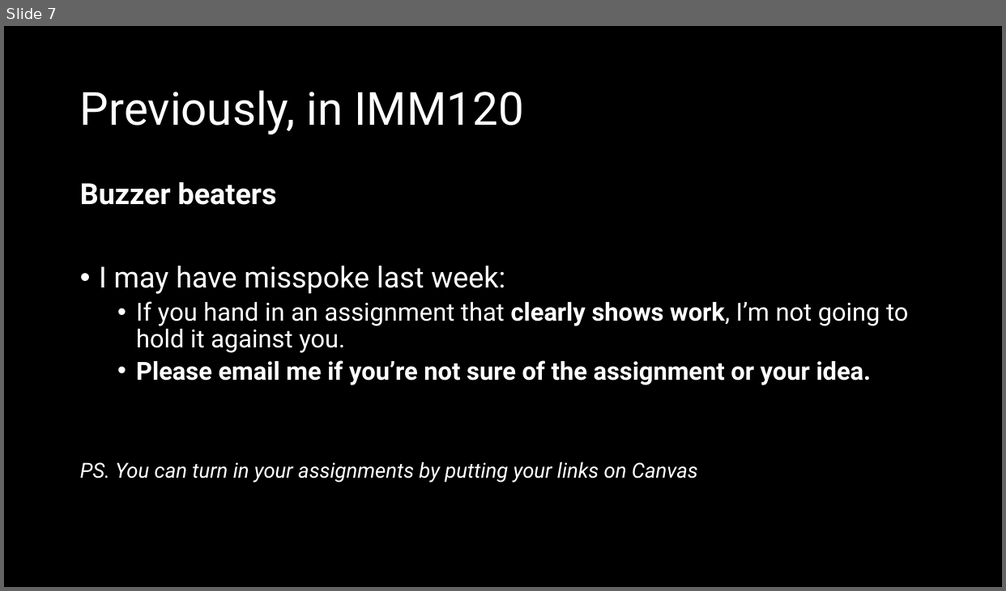
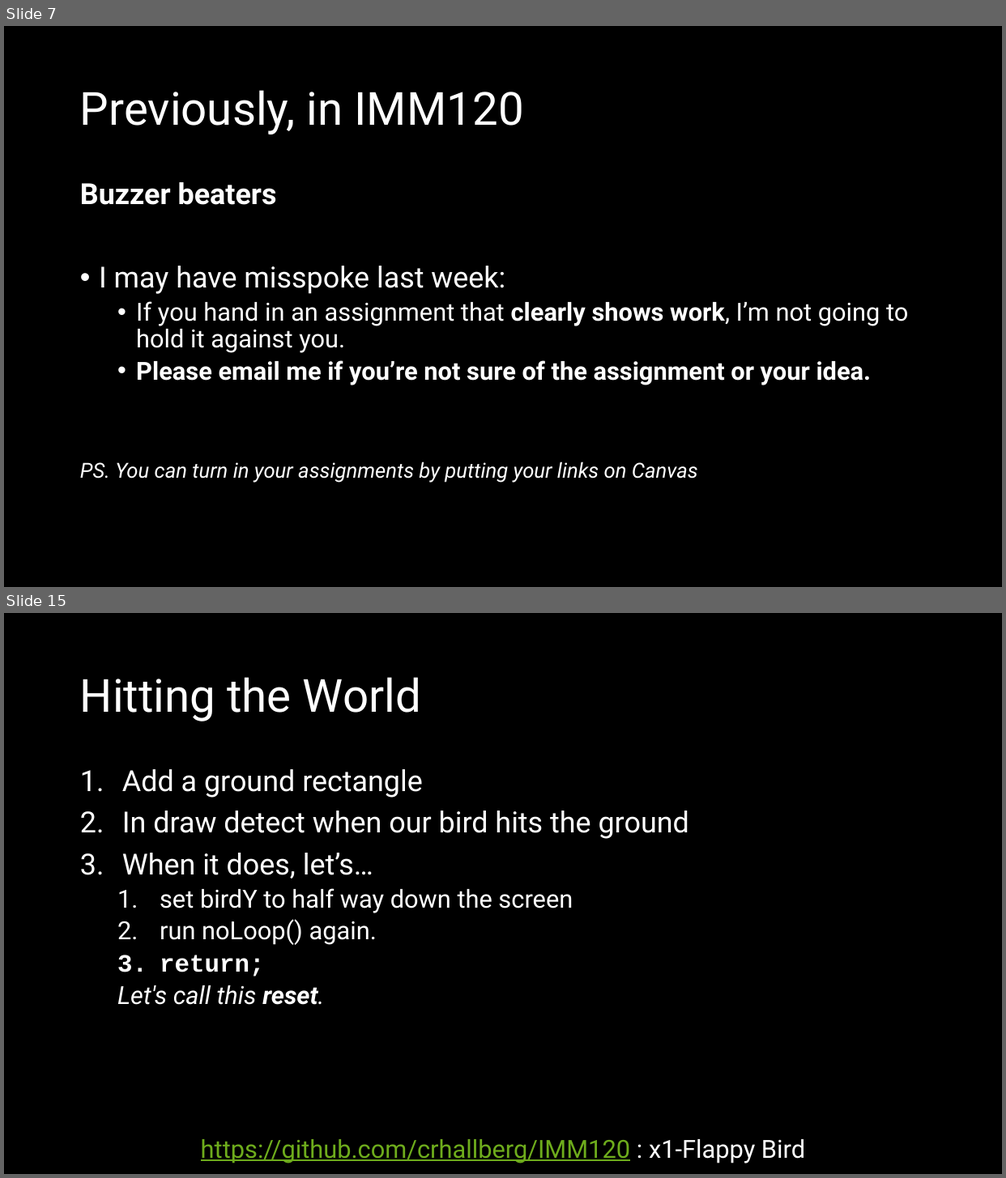
Before and after one commit to crhallberg/IMM120, a slide deck: Presentations/Class 03 - Sept 18.pptx. Shown one above the other, each under a label of ours: slide 7 before the commit, slides 7 and 15 after it; the slides between them are not shown. The pictures are 1006x591 and 1006x1178 pixels, drawn with LibreOffice and Linux fonts; fonts in the diff are those of the drawing. Boxes give left, top, right and bottom in pixels: in the first picture for what was removed or moved away, otherwise in the second. Text is boxed around its words. In the diff, an @@ line names an element or a change of style, - is before the commit and + after.

```diff
--- a/Presentations/Class 03 - Sept 18.pptx
+++ b/Presentations/Class 03 - Sept 18.pptx
@@ slide 15 added at <box>4,613,1002,1174</box>, background #000000 @@
@@ title added at <box>80,677,421,722</box>, 44 pt, text #FFFFFF @@
+Hitting the World
@@ text added at <box>117,769,689,1005</box>, 24 pt, text #FFFFFF @@
+1. Add a ground rectangle
+2. In draw detect when our bird hits the ground
+3. When it does, let’s…
+  1. set birdY to half way down the screen
+  2. run noLoop() again.
+  3. return;
+  Let's call this reset.
@@ text added at <box>201,1139,805,1164</box>, 24 pt, text #6EAC1C, underline @@
+https://github.com/crhallberg/IMM120 : x1-Flappy Bird
```
Also in this commit, not shown: 2 slides changed, 14 other slides added, 1 other file.
